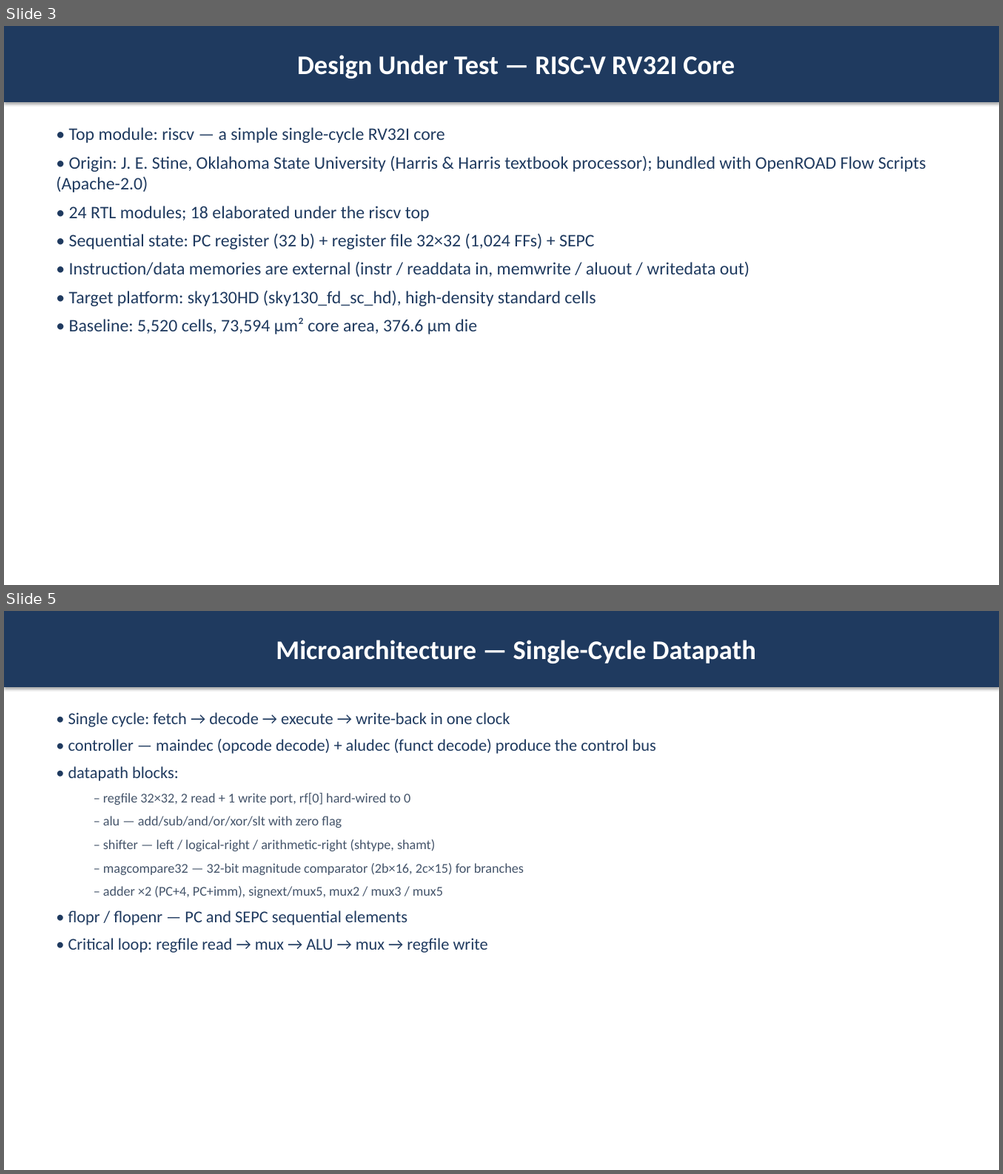
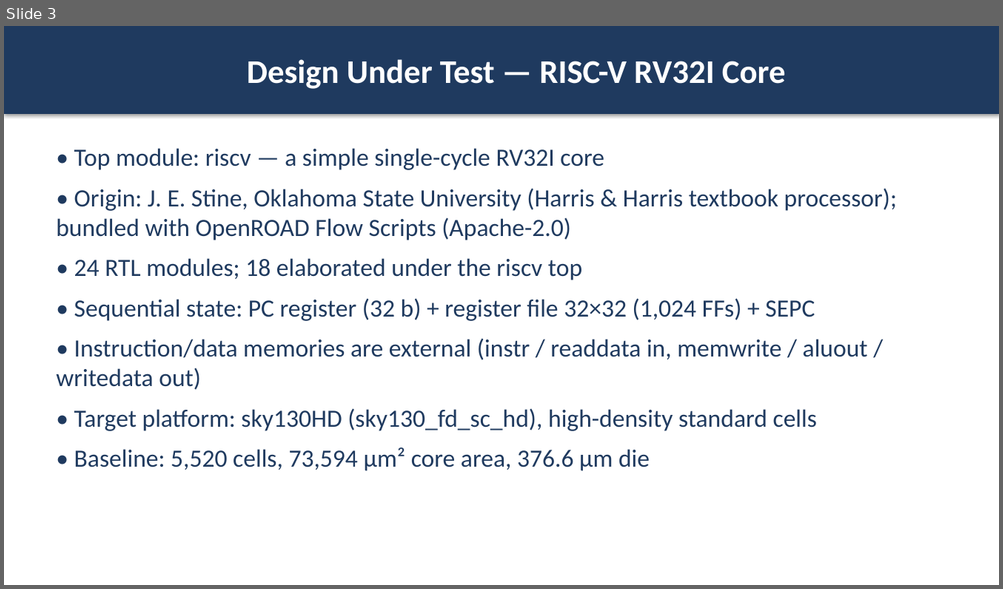
Before and after one commit to wuhannus/lunarch, a slide deck: flow/LUNARCH_AI_Driven_Chip_Design.pptx. Shown one above the other, each under a label of ours: slides 3 and 5 before the commit, slide 3 after it; the slides between them are not shown. The pictures are 1003x1174 and 1003x589 pixels, drawn with LibreOffice and Linux fonts; fonts in the diff are those of the drawing. Boxes give left, top, right and bottom in pixels: in the first picture for what was removed or moved away, otherwise in the second. Text is boxed around its words. In the diff, an @@ line names an element or a change of style, - is before the commit and + after.

Commit message:
Deck: add two-loop diagram + extra-cell table and NAND/NAND3/INV reasoning after the cell-type page

```diff
--- a/flow/LUNARCH_AI_Driven_Chip_Design.pptx
+++ b/flow/LUNARCH_AI_Driven_Chip_Design.pptx
@@ slide 5 removed at [4,611,999,1170], background #FFFFFF @@
@@ rectangle removed at [4,611,999,687] @@
-Microarchitecture — Single-Cycle Datapath
@@ text removed at [68,712,656,953] @@
-• Single cycle: fetch → decode → execute → write-back in one clock
-• controller — maindec (opcode decode) + aludec (funct decode) produce the control bus
-• datapath blocks:
-  – regfile 32×32, 2 read + 1 write port, rf[0] hard-wired to 0
-  – alu — add/sub/and/or/xor/slt with zero flag
-  – shifter — left / logical-right / arithmetic-right (shtype, shamt)
-  – magcompare32 — 32-bit magnitude comparator (2b×16, 2c×15) for branches
-  – adder ×2 (PC+4, PC+imm), signext/mux5, mux2 / mux3 / mux5
-• flopr / flopenr — PC and SEPC sequential elements
-• Critical loop: regfile read → mux → ALU → mux → regfile write
@@ slide 3 changed as well @@
@@ rectangle "Design Under Test — RISC-V ...": place and size @@
-rectangle "Design Under Test — RISC-V ..." at [4,26,999,102]
+rectangle "Design Under Test — RISC-V ..." at [4,26,999,114]
@@ rectangle "Design Under Test — RISC-V ..." at [4,26,999,114]: size 26 to 32 pt @@
@@ text "• Top module: riscv — ...": place and size @@
-text "• Top module: riscv — ..." at [56,127,925,335]
+text "• Top module: riscv — ..." at [56,148,896,471]
@@ text "• Top module: riscv — ..." at [56,148,896,471]: size 17 to 24 pt; more space between paragraphs @@
```
Also in this commit, not shown: 9 other slides changed, 7 slides added, 7 other slides removed, 1 other file.
